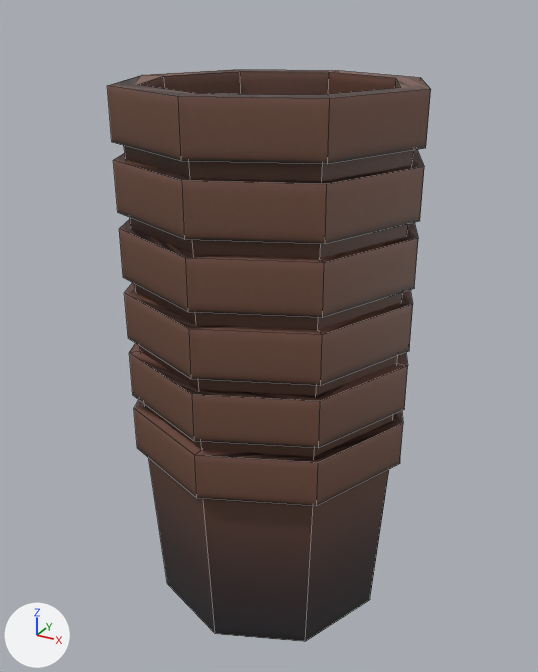
The FBX model Assets/Models/Yoghurt/potstack01.fbx: old version first, new version second.
Rendered twice from a camera (50 mm lens) standing at (0.573, -1.054, 1.027) and looking at (-0.006, -0.001, 0.501). Lighting does not change. The marker at lower left points along +X, +Y and +Z. Mesh edges are drawn as thin lines.

The older version as bpy lines, for what is in view:
```python
me_cylinder_002 = bpy.data.meshes.new('Cylinder.002')
me_cylinder_002.from_pydata(...)  # 288 vertices, 180 faces; spans x -1.17..1.17, y -1.17..1.17, z 0.0..4.37
me_cylinder_002.materials.append(mat_pot01)  # picture img_pot01_png
ob_pot01 = bpy.data.objects.new('pot01', me_cylinder_002)
ob_pot01.location = (0.0, 0.0, 0.0)
ob_pot01.scale = (0.212, 0.212, 0.212)
```
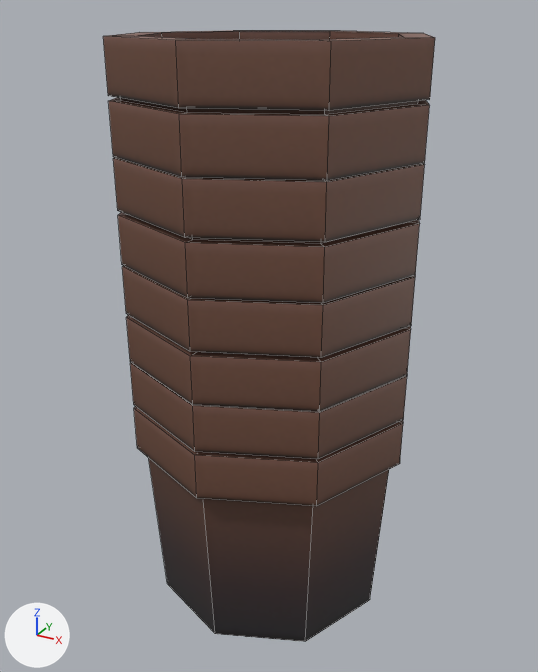
Diff of the bpy script that builds the scene:
```diff
--- a/Assets/Models/Yoghurt/potstack01.fbx.py
+++ b/Assets/Models/Yoghurt/potstack01.fbx.py
@@ me_cylinder_002 @@
 # used by ob_pot01; location = (0.0, 0.0, 0.0); scale = (0.212, 0.212, 0.212)
-me_cylinder_002.from_pydata(...)  # 288 vertices, 180 faces; spans x -1.17..1.17, y -1.17..1.17, z 0.0..4.37
+me_cylinder_002.from_pydata(...)  # 384 vertices, 336 faces; spans x -0.25..0.25, y -0.25..0.25, z 0.0..0.99
+# me_cylinder_002 part 1: a new loose piece of 272 vertices spanning x -0.25..0.25, y -0.25..0.25, z 0.0..0.99, in mat_pot01 (picture img_pot01_png)
+# me_cylinder_002 part 2: the loose piece of 48 vertices spanning x -1.17..1.17, y -1.17..1.17, z 1.5..3.37 is deleted
+# me_cylinder_002 part 3: the loose piece of 48 vertices spanning x -1.17..1.17, y -1.17..1.17, z 2.5..4.37 is deleted
 me_cylinder_002.materials.append(mat_pot01)
@@ ob_pot01 @@
 ob_pot01.location = (0.0, 0.0, 0.0)
-ob_pot01.scale = (0.212, 0.212, 0.212)
```

Where the change shows, as pixel boxes (x1, y1, x2, y2) in the pictures (538 x 672 px):
'pot01', reshaped, rescaled (7% taller)
    before: (107, 70, 431, 642)
    after: (103, 30, 435, 642)
part 1 of me_cylinder_002, added (brown)
    after: (103, 30, 435, 642)
part 2 of me_cylinder_002, deleted (brown)
    before: (119, 219, 418, 330)
part 3 of me_cylinder_002, deleted (brown)
    before: (107, 70, 431, 181)
